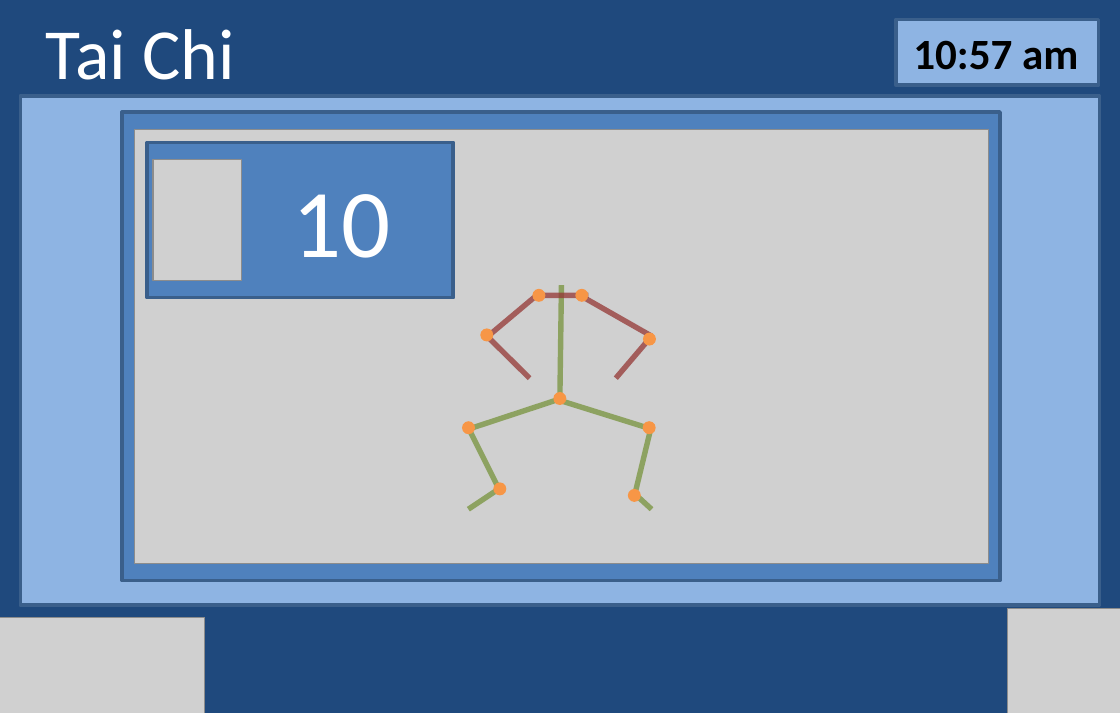
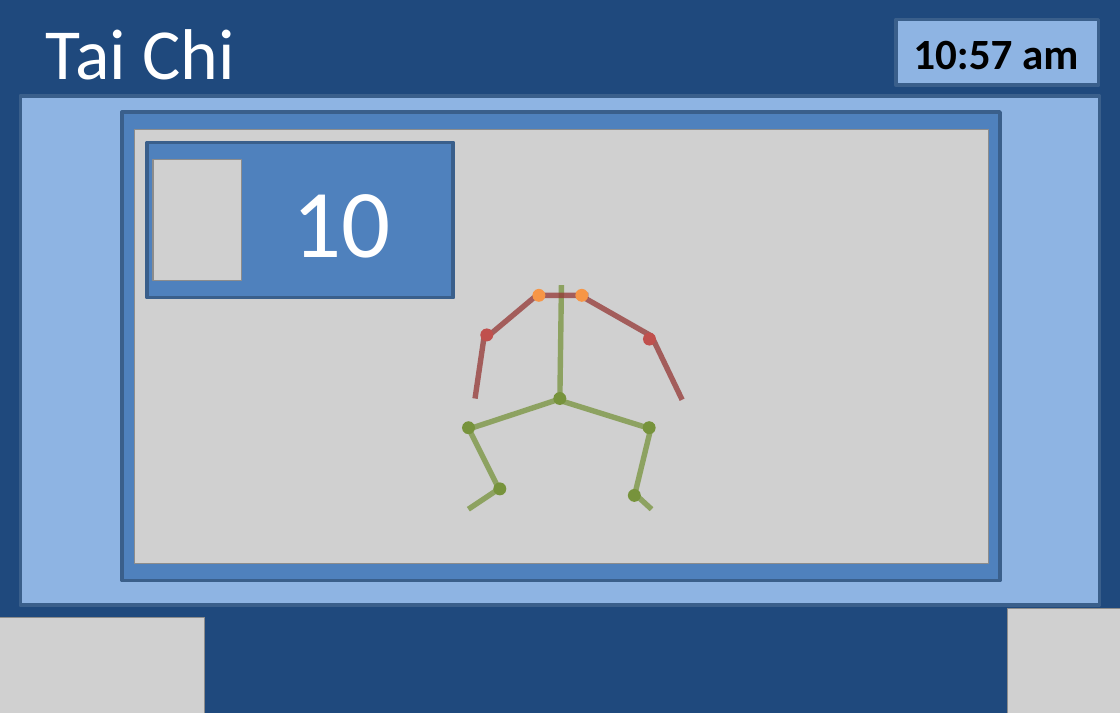
Before and after one commit to Gordo851/Design, a slide deck: slide 8 of story_board_buttonAction2.pptx. Drawn at 1120x713 pixels with LibreOffice and Linux fonts; fonts in the diff are those of the drawing; grey boxes stand for pictures. Boxes give left, top, right and bottom in pixels: in the first picture for what was removed or moved away, otherwise in the second. Text is boxed around its words. In the diff, an @@ line names an element or a change of style, - is before the commit and + after.

```diff
--- a/story_board_buttonAction2.pptx
+++ b/story_board_buttonAction2.pptx
@@ ellipse at [481,328,494,341]: fill #F79646 to #C0504D @@
@@ line moved from (530, 378) - (485, 334) to (475, 398) - (485, 334) @@
@@ ellipse at [643,332,656,345]: fill #F79646 to #C0504D @@
@@ line moved from (652, 336) - (616, 378) to (652, 336) - (683, 400) @@
@@ fill #F79646 to #77933C in 5 elements at [462,422,475,435], [494,482,507,495], [554,392,566,405], [643,422,656,435], [629,489,641,502] @@
```
Also in this commit, not shown: 1 other slide changed.
